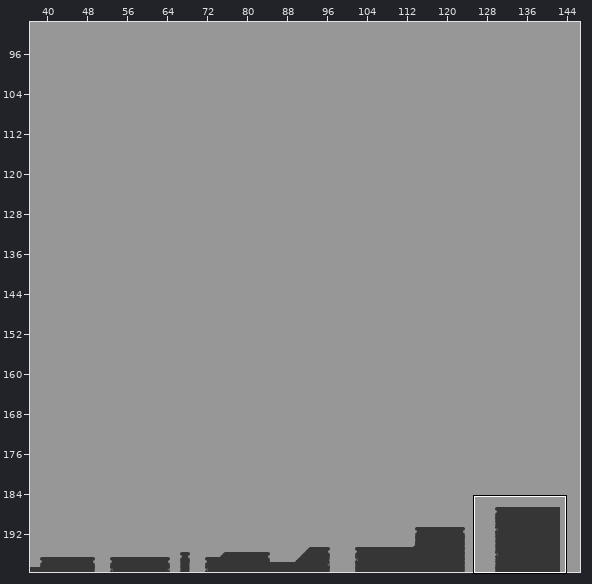
Tiled map, stored at Metaphor_01/Assets/Maps/GameMap.tmx. Above: a wide view before the commit, with the close-up outlined.
Close-up. Before the commit:
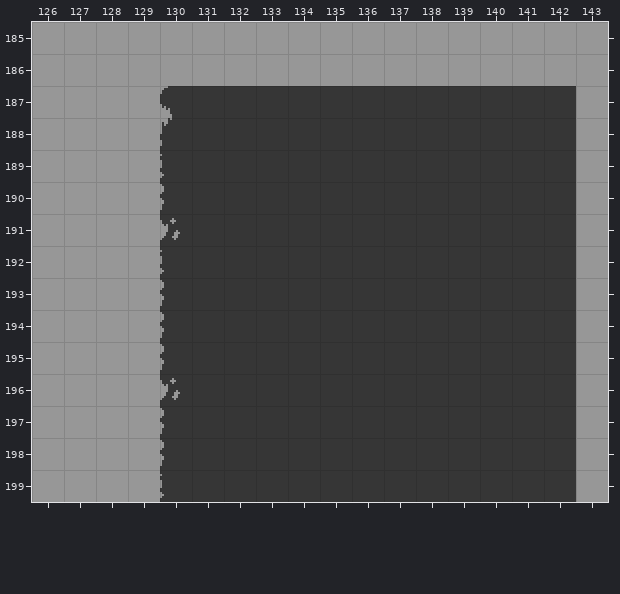
Cells are 16x16 px. Shown: x 126..143, y 185..199. The commit also changed other parts of the map, which this record leaves out.
The same view after the edit:
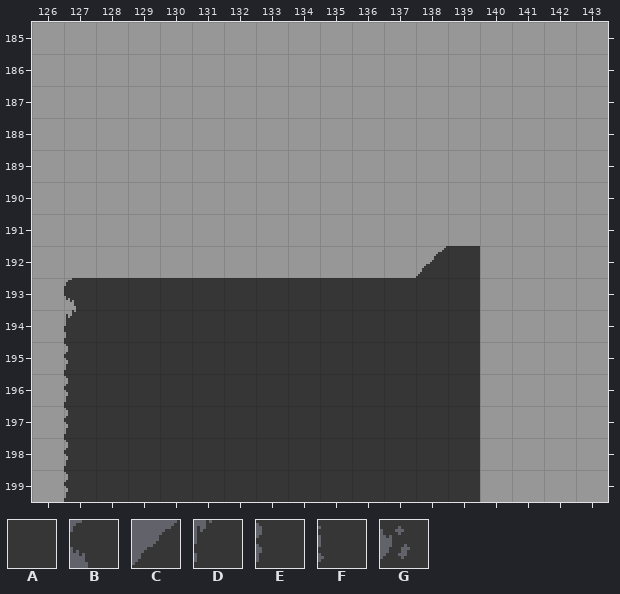
Key: from "Greyscale": A 0, B 8, C 10, D 16, E 24, F 32, G 40.
_ is an empty cell, . an unchanged one.
Difference:
--- layer "Terrain"
@@ x 127..142 @@
-187 ...BAAAAAAAAAAAA
-188 ...DAAAAAAAAAAAA
-189 ...FAAAAAAAAAAAA
-190 ...EAAAAAAAAAAAA
-191 ...GAAAAAAAAAAAA
-192 ...FAAAAAAAA.AAA
-193 ___E.........AAA
-194 ___E.........AAA
-195 ___E.........AAA
-196 ___G.........AAA
-197 ___E.........AAA
-198 ___E.........AAA
-199 ___F.........AAA
+187 ..._____________
+188 ..._____________
+189 ..._____________
+190 ..._____________
+191 ..._____________
+192 ...________C.___
+193 BAAA.........___
+194 DAAA.........___
+195 EAAA.........___
+196 EAAA.........___
+197 EAAA.........___
+198 EAAA.........___
+199 EAAA.........___
Boxes around the changes in both close-ups, in picture pixels (x1, y1, x2, y2):
changed: (64, 86, 576, 502)
